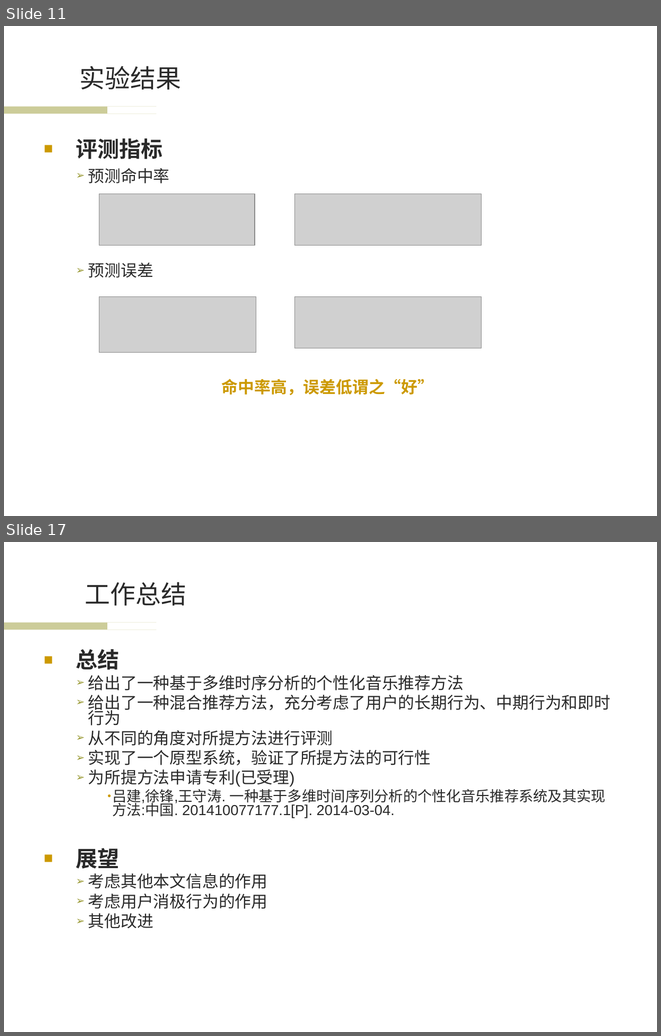
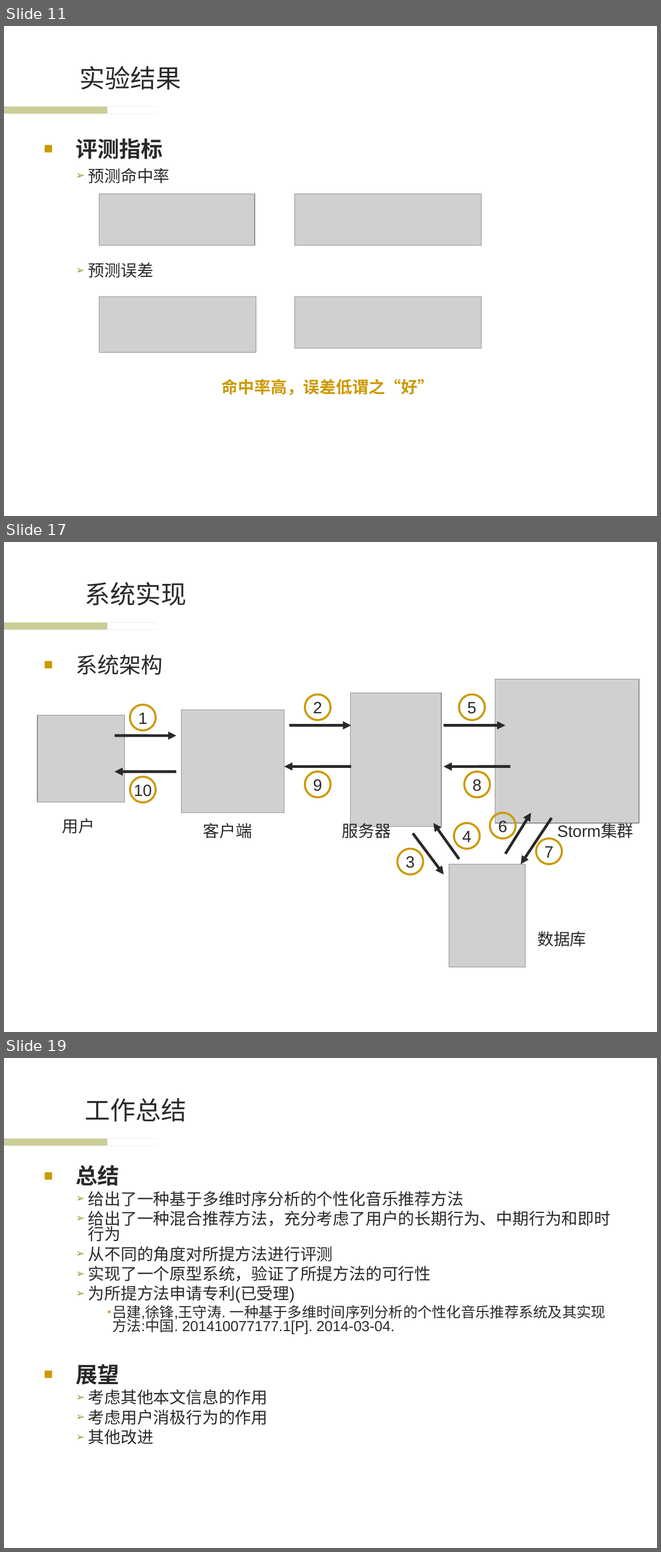
Before and after one commit to wwssttt/NJUThesis, a slide deck: ppt/一种基于时间序列分析的个性化音乐推荐系统及其实现.ppt. Shown one above the other, each under a label of ours: slides 11 and 17 before the commit, slides 11, 17 and 19 after it; the slides between them are not shown. The pictures are 661x1036 and 661x1552 pixels, drawn with LibreOffice and Linux fonts; fonts in the diff are those of the drawing; grey boxes stand for pictures; background and template pictures are left out. Boxes give left, top, right and bottom in pixels: in the first picture for what was removed or moved away, otherwise in the second. Text is boxed around its words. In the diff, an @@ line names an element or a change of style, - is before the commit and + after.

```diff
--- a/ppt/一种基于时间序列分析的个性化音乐推荐系统及其实现.ppt
+++ b/ppt/一种基于时间序列分析的个性化音乐推荐系统及其实现.ppt
@@ slide 17 added at bbox=[4, 542, 657, 1032], background #FFFFFF; not listed: 2 template elements that a slide beside it also shows @@
@@ title added at bbox=[85, 582, 186, 606], 28 pt, text #292929 @@
+系统实现
@@ text added at bbox=[76, 654, 163, 675], 24 pt, text #292929 @@
+■ 系统架构
@@ ellipse added at bbox=[305, 694, 330, 720], outline #CC9900 2.24 pt, 18 pt, text #292929 @@
+2
@@ ellipse added at bbox=[459, 694, 485, 720], outline #CC9900 2.24 pt, 18 pt, text #292929 @@
+5
@@ ellipse added at bbox=[130, 705, 156, 730], outline #CC9900 2.24 pt, 18 pt, text #292929 @@
+1
@@ ellipse added at bbox=[130, 776, 156, 802], outline #CC9900 2.24 pt, 18 pt, text #292929 @@
+10
@@ ellipse added at bbox=[305, 771, 330, 796], outline #CC9900 2.24 pt, 18 pt, text #292929 @@
+9
@@ ellipse added at bbox=[465, 771, 490, 796], outline #CC9900 2.24 pt, 18 pt, text #292929 @@
+8
@@ ellipse added at bbox=[454, 823, 479, 848], outline #CC9900 2.24 pt, 18 pt, text #292929 @@
+4
@@ ellipse added at bbox=[490, 812, 515, 838], outline #CC9900 2.24 pt, 18 pt, text #292929 @@
+6
@@ ellipse added at bbox=[536, 838, 562, 864], outline #CC9900 2.24 pt, 18 pt, text #292929 @@
+7
@@ ellipse added at bbox=[397, 848, 423, 874], outline #CC9900 2.24 pt, 18 pt, text #292929 @@
+3
@@ group added at bbox=[37, 679, 639, 967]: 10 arrows, 5 pictures, 5 texts @@
+用户
+客户端
+服务器
+Storm集群
+数据库
@@ what was slide 17 is now slide 19 @@
```
Also in this commit, not shown: 5 slides changed, 2 other slides added, 1 slide removed, 5 other files.
